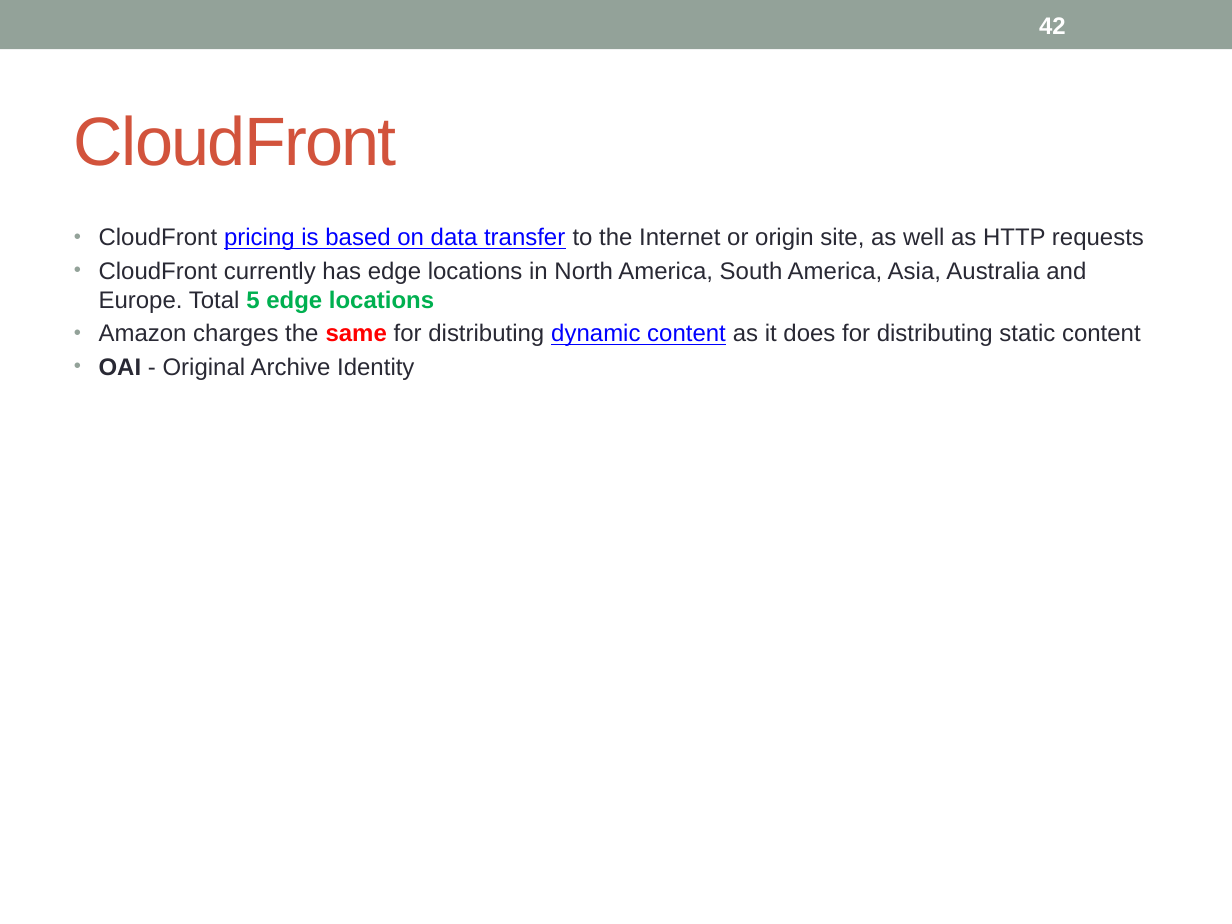
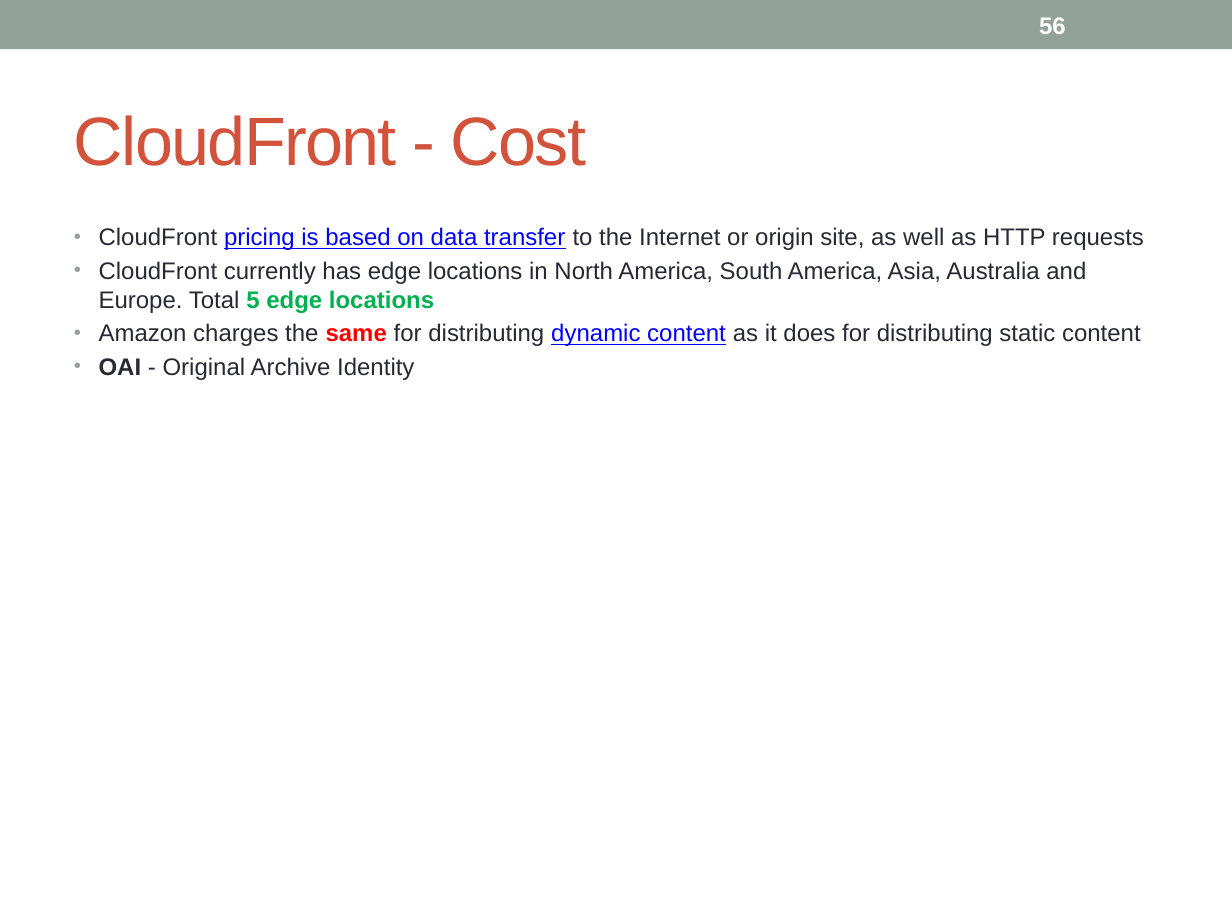
Before and after one commit to notionquest/ProjectDocumentation, a slide deck: slide 56 of AWS_Solution_Architect.pptx (slide 42 before the commit). Drawn at 1232x924 pixels with LibreOffice and Linux fonts; fonts in the diff are those of the drawing. Boxes give left, top, right and bottom in pixels: in the first picture for what was removed or moved away, otherwise in the second. Text is boxed around its words. In the diff, an @@ line names an element or a change of style, - is before the commit and + after.

```diff
--- a/AWS_Solution_Architect.pptx
+++ b/AWS_Solution_Architect.pptx
@@ page number at <box>1039,17,1066,34</box>: text changed @@
-42
+56
@@ title at <box>74,115,587,166</box>: text changed @@
-CloudFront
+CloudFront - Cost
```
Also in this commit, not shown: 18 other slides changed, 19 slides added.
